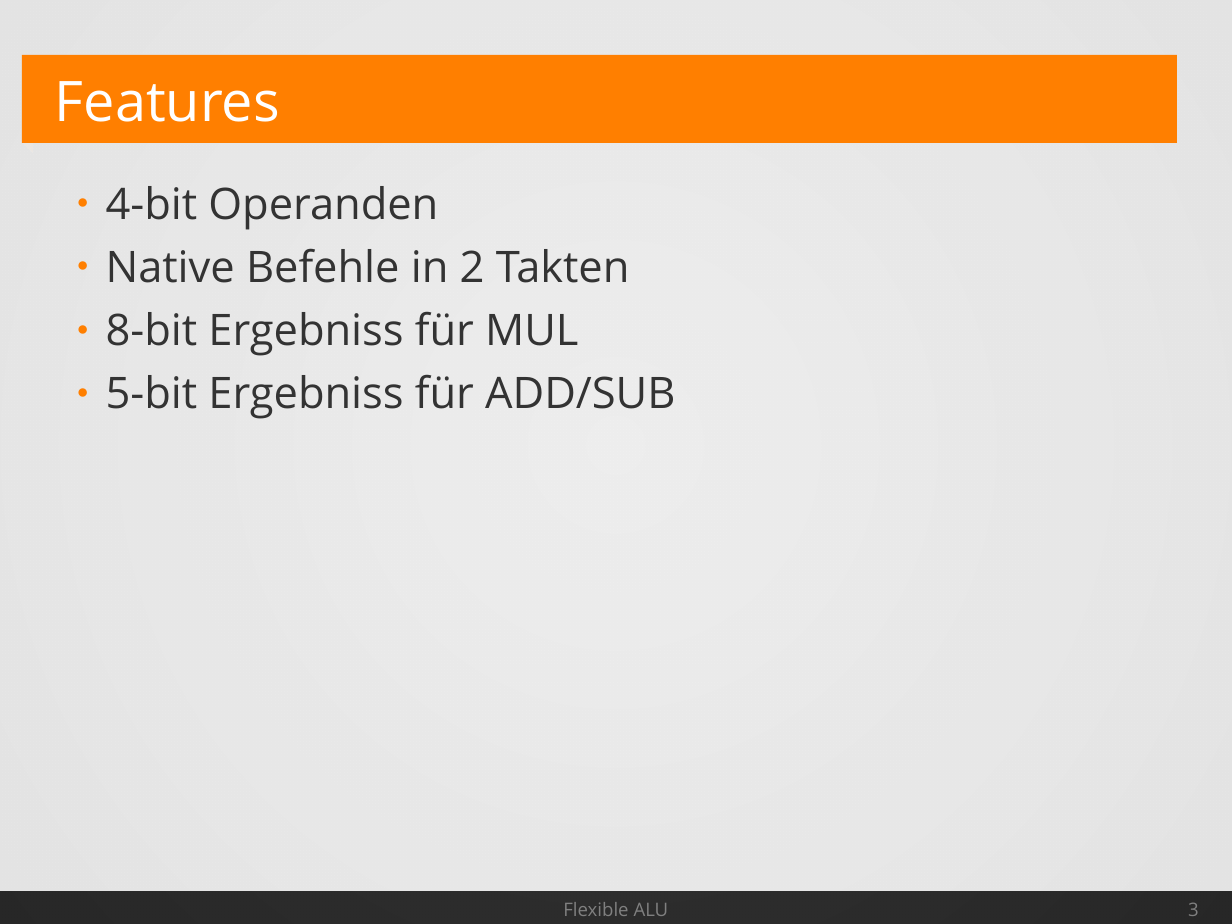
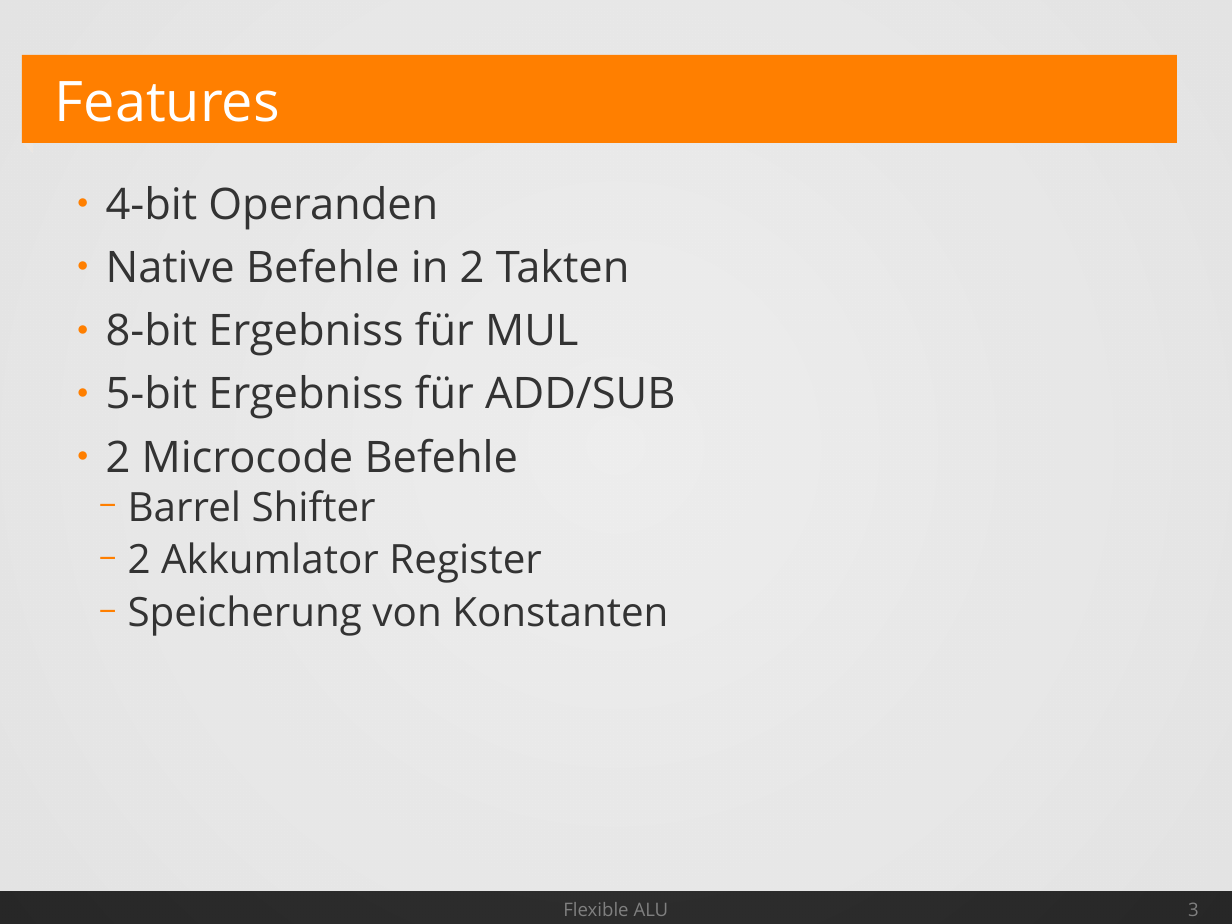
Before and after one commit to Geend/FHDWLogicWorksLib, a slide deck: slide 3 of alu-4/Spec/AluSpec.odp. Drawn at 1232x924 pixels with LibreOffice and Linux fonts; fonts in the diff are those of the drawing. Boxes give left, top, right and bottom in pixels: in the first picture for what was removed or moved away, otherwise in the second. Text is boxed around its words. In the diff, an @@ line names an element or a change of style, - is before the commit and + after.

```diff
--- a/alu-4/Spec/AluSpec.odp
+++ b/alu-4/Spec/AluSpec.odp
@@ text at <box>106,438,668,636</box>: paragraphs added @@
+● 2 Microcode Befehle
+  − Barrel Shifter
+  − 2 Akkumlator Register
+  − Speicherung von Konstanten
```
Also in this commit, not shown: 3 other slides changed, 2 slides added, 1 other file.
